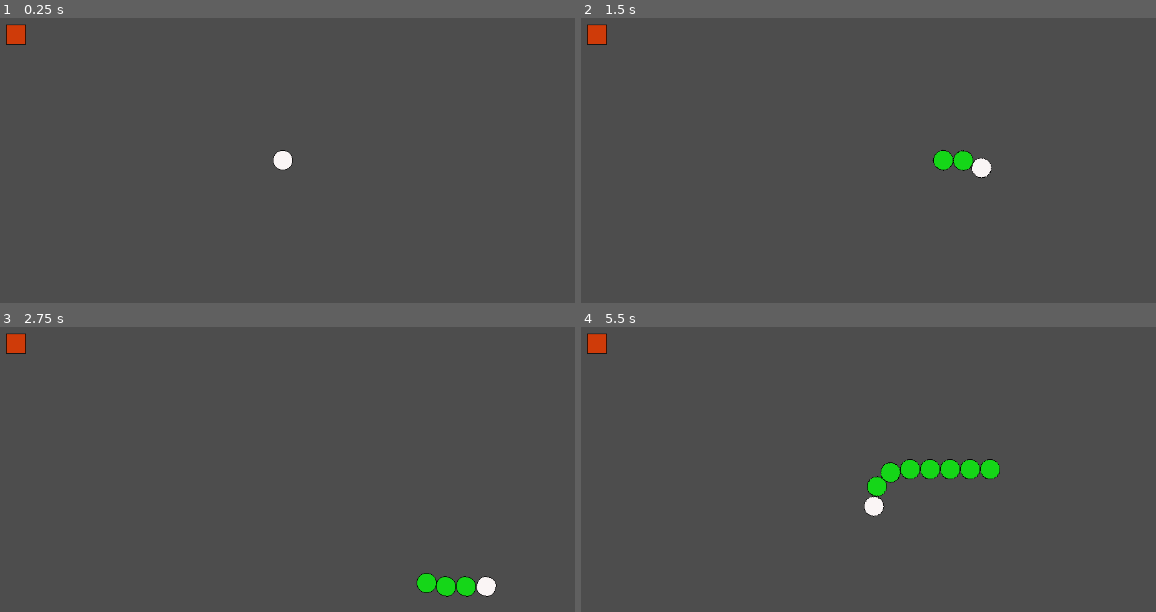
Above: before the commit, frames 1-4 (two rows, left to right).
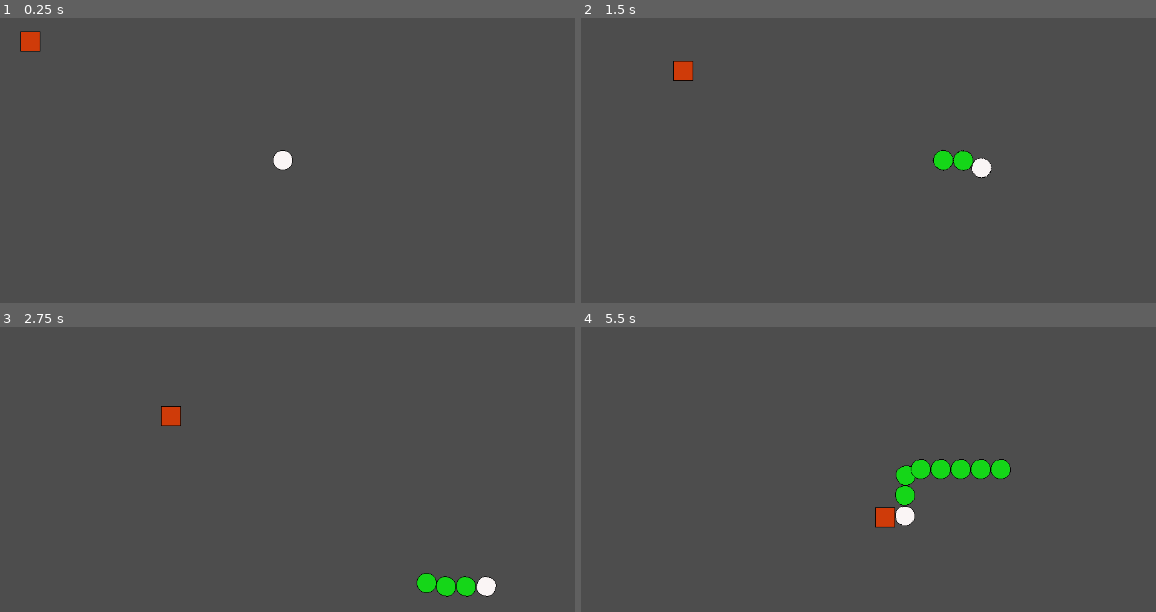
Above: after the commit, the same moments.

Repository: cledson-leite/snake-arena-survivor
Game: Godot game, scene res://scenes/Main.tscn
Same seed, same stepped clock (60 frames per second), same inputs: the game is played once before the commit and once after it.
Inputs:
- Up to frame 1 (0.25 s): no input
- Up to frame 2 (1.5 s): hold D (right) 0.53-1.28 s; tap 6 (grow) at 0.6, 1.35 s; hold S (down) from 1.28 s (still down)
- Up to frame 3 (2.75 s): release S (down) at 2.03 s; hold D (right) from 2.03 s (still down); tap 6 (grow) at 2.1 s
- Up to frame 4 (5.5 s): release D (right) at 2.78 s; hold W (up) 2.78-3.53 s; tap 6 (grow) every 0.75 s from 2.85 to 5.1 s; hold A (left) 3.53-5.03 s; hold S (down) from 5.03 s (still down)

The runs differ from the first frame. In frame 1, 0.4% of the frame differs, in the area x 1-7%, y 2-12%; in frame 2, 0.5%; in frame 3, 0.5%; in frame 4, 2.2%, in the area x 1-75%, y 2-71%.

Commit message:
implementar movimento do inimigo

Diff:
--- a/intites/inimigo/scripts/enemy_basic.gd
+++ b/intites/inimigo/scripts/enemy_basic.gd
@@ -1 +1,14 @@
 extends CharacterBody2D
+
+@export var speed: float = 100.0
+
+@onready var player : Node2D = get_tree().get_first_node_in_group("player")
+
+func _physics_process(delta: float) -> void:
+	if player == null:
+		return
+
+	var direction := (player.global_position - global_position).normalized()
+	velocity = direction * speed
+
+	move_and_slide()
--- a/intites/player/PlayerSnake.tscn
+++ b/intites/player/PlayerSnake.tscn
@@ -6,7 +6,7 @@
 [sub_resource type="CircleShape2D" id="CircleShape2D_lj6xe"]
 radius = 16.124516
 
-[node name="CharacterBody2D" type="CharacterBody2D"]
+[node name="CharacterBody2D" type="CharacterBody2D" groups=["player"]]
 script = ExtResource("2_lj6xe")
 
 [node name="Sprite2D" type="Sprite2D" parent="."]
